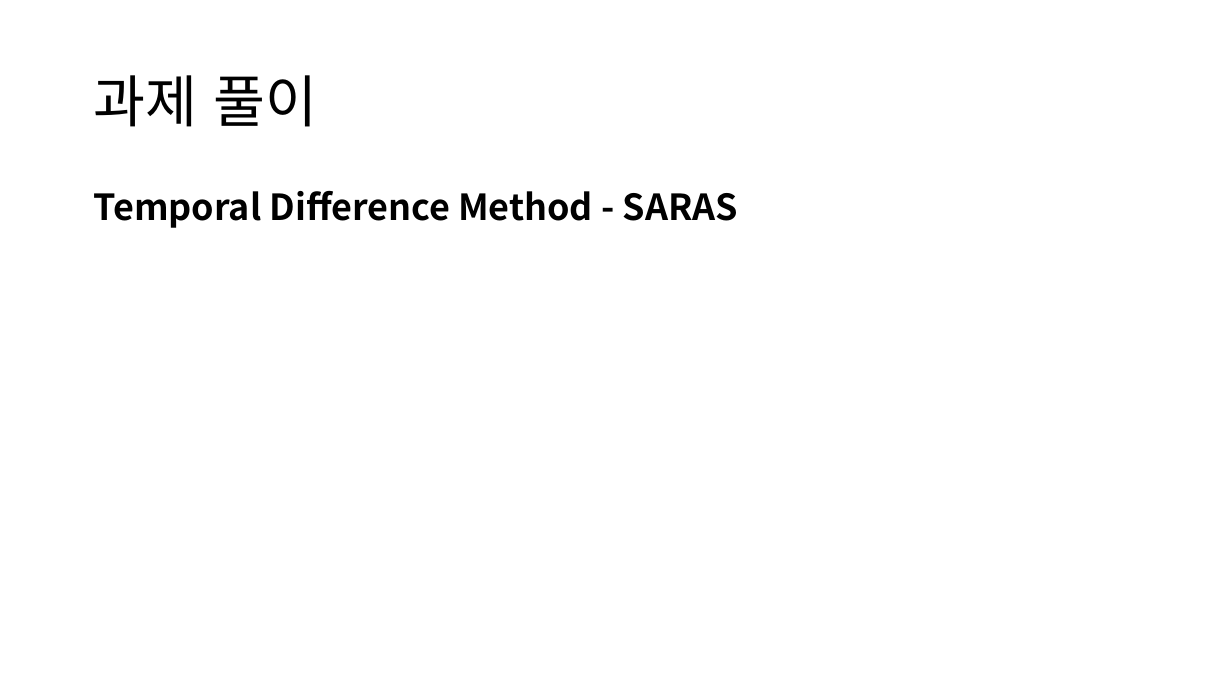
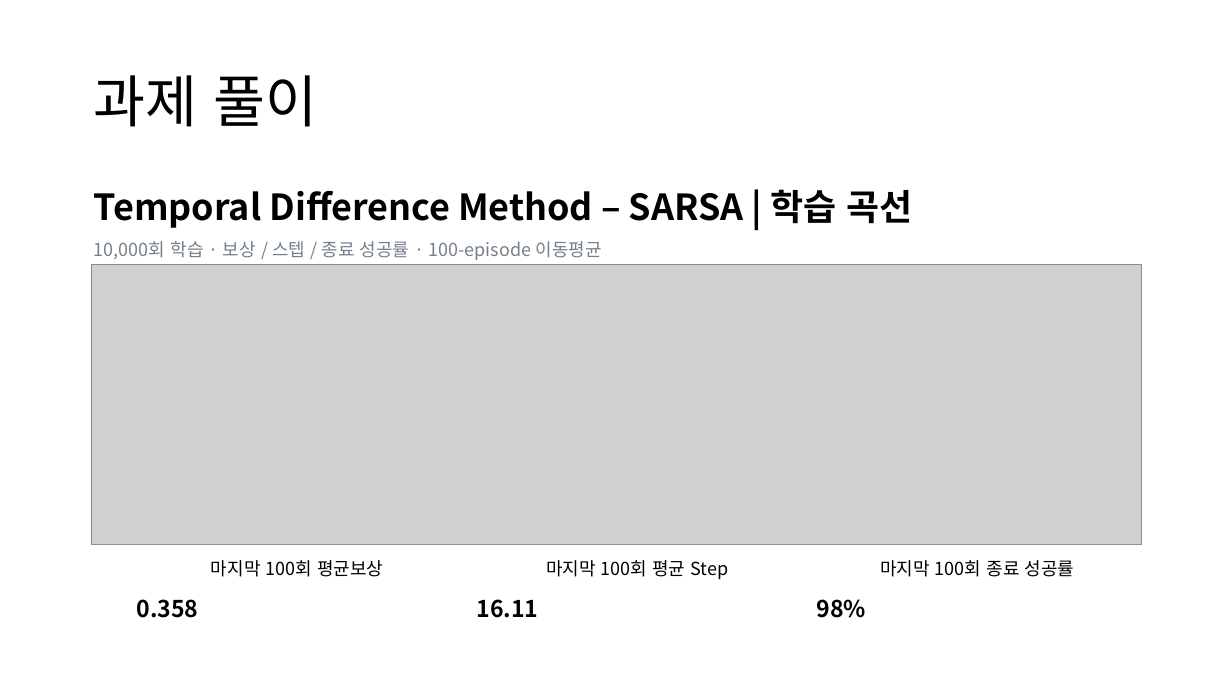
Before and after one commit to KweonTJ/Reinforcement_Learning, a slide deck: slide 5 of 7. Temporal Difference Method/7. Temporal Difference Method.pptx. Drawn at 1232x693 pixels with LibreOffice and Linux fonts; fonts in the diff are those of the drawing; grey boxes stand for pictures; background and template pictures are left out. Boxes give left, top, right and bottom in pixels: in the first picture for what was removed or moved away, otherwise in the second. Text is boxed around its words. In the diff, an @@ line names an element or a change of style, - is before the commit and + after.

```diff
--- a/7. Temporal Difference Method/7. Temporal Difference Method.pptx
+++ b/7. Temporal Difference Method/7. Temporal Difference Method.pptx
@@ text at <box>94,189,912,260</box>: text changed; size 28 to 14 pt; text colour #000000 to #76808A; bold off @@
-Temporal Difference Method - SARAS
+Temporal Difference Method – SARSA | 학습 곡선
+10,000회 학습 · 보상 / 스텝 / 종료 성공률 · 100-episode 이동평균
@@ picture added at <box>91,264,1141,544</box> @@
@@ table added at <box>128,550,1148,622</box>, 2 rows, 3 columns @@
+마지막 100회 평균보상 | 마지막 100회 평균 Step | 마지막 100회 종료 성공률
+0.358 | 16.11 | 98%
```
Also in this commit, not shown: 4 other slides changed, 4 slides added, 39 other files.
